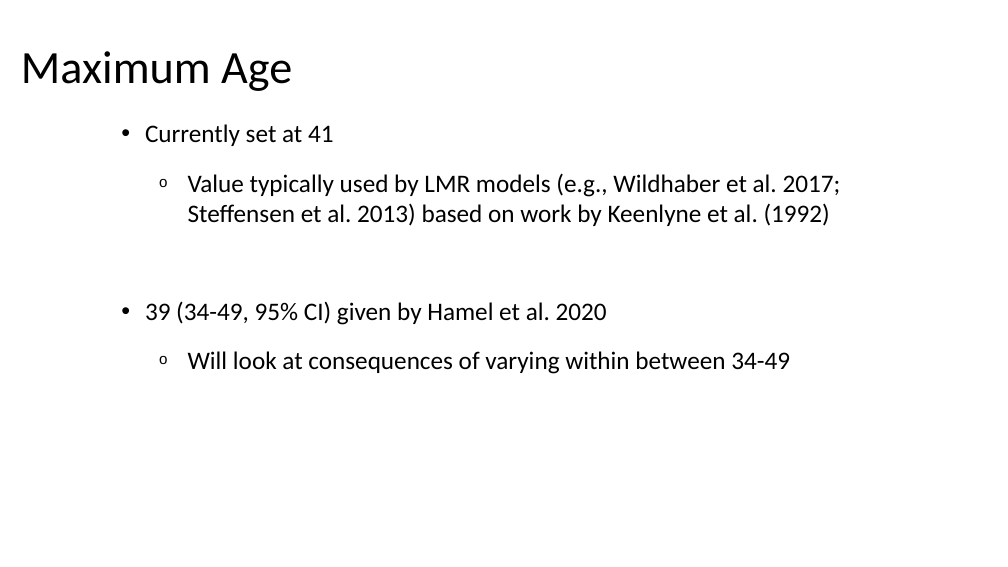
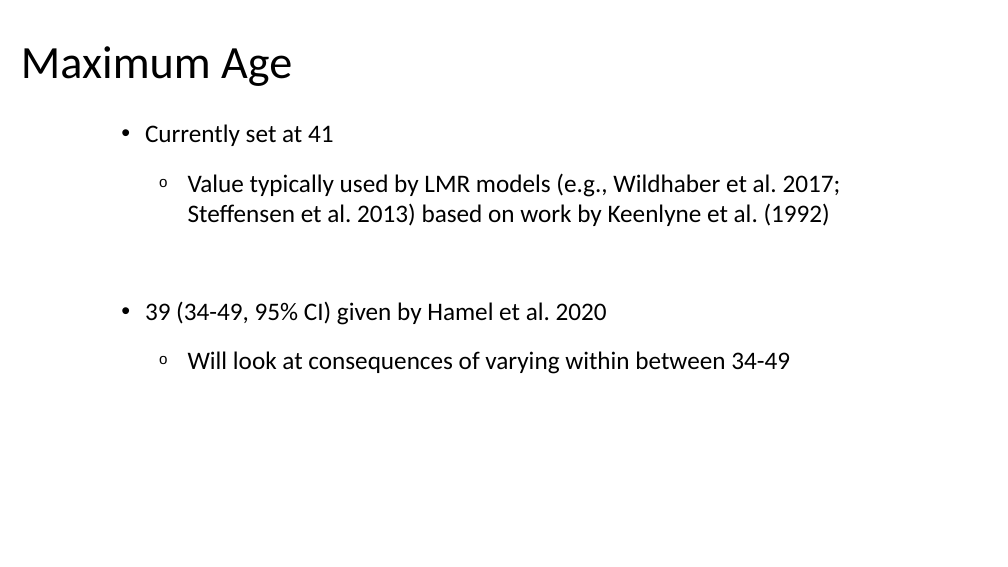
Before and after one commit to sreynolds2/LMOR-DPM, a slide deck: slide 3 of documents/Parameterization.pptx. Drawn at 1008x567 pixels with LibreOffice and Linux fonts; fonts in the diff are those of the drawing. Boxes give left, top, right and bottom in pixels: in the first picture for what was removed or moved away, otherwise in the second. Text is boxed around its words. In the diff, an @@ line names an element or a change of style, - is before the commit and + after.

```diff
--- a/documents/Parameterization.pptx
+++ b/documents/Parameterization.pptx
@@ title "Maximum Age": place and size @@
-title "Maximum Age" at [21,51,292,91]
+title "Maximum Age" at [21,46,292,86]
```
Also in this commit, not shown: 11 other slides changed, 5 slides added, 11 other files.
